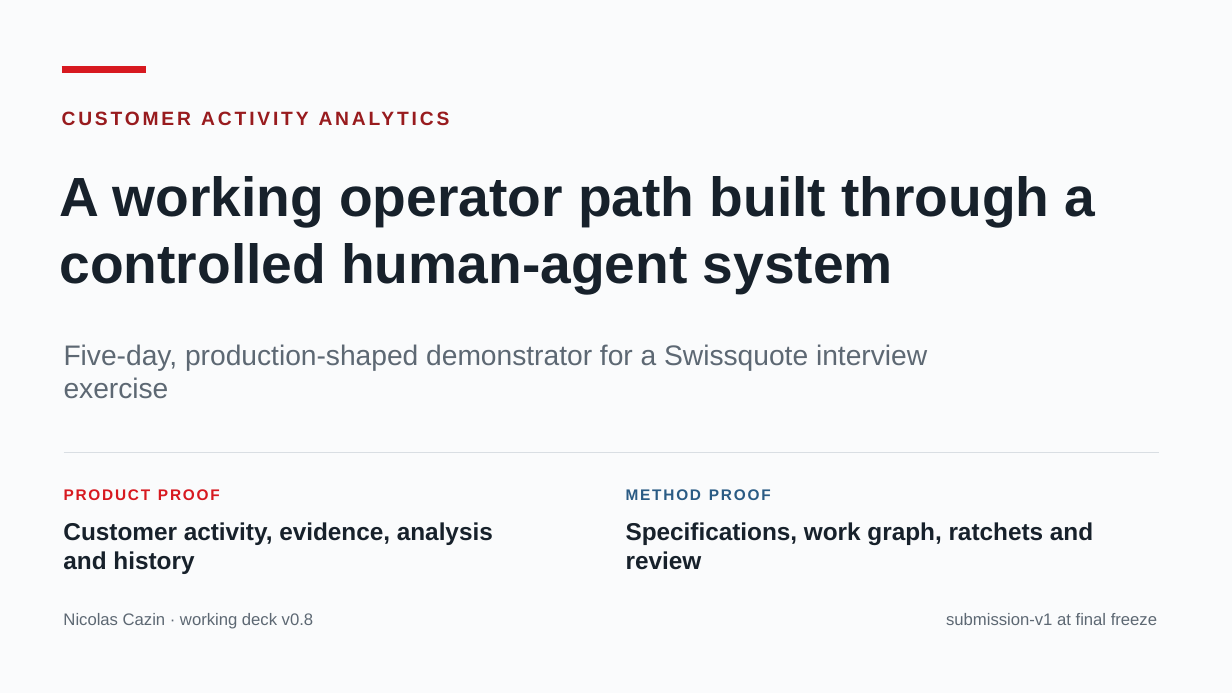
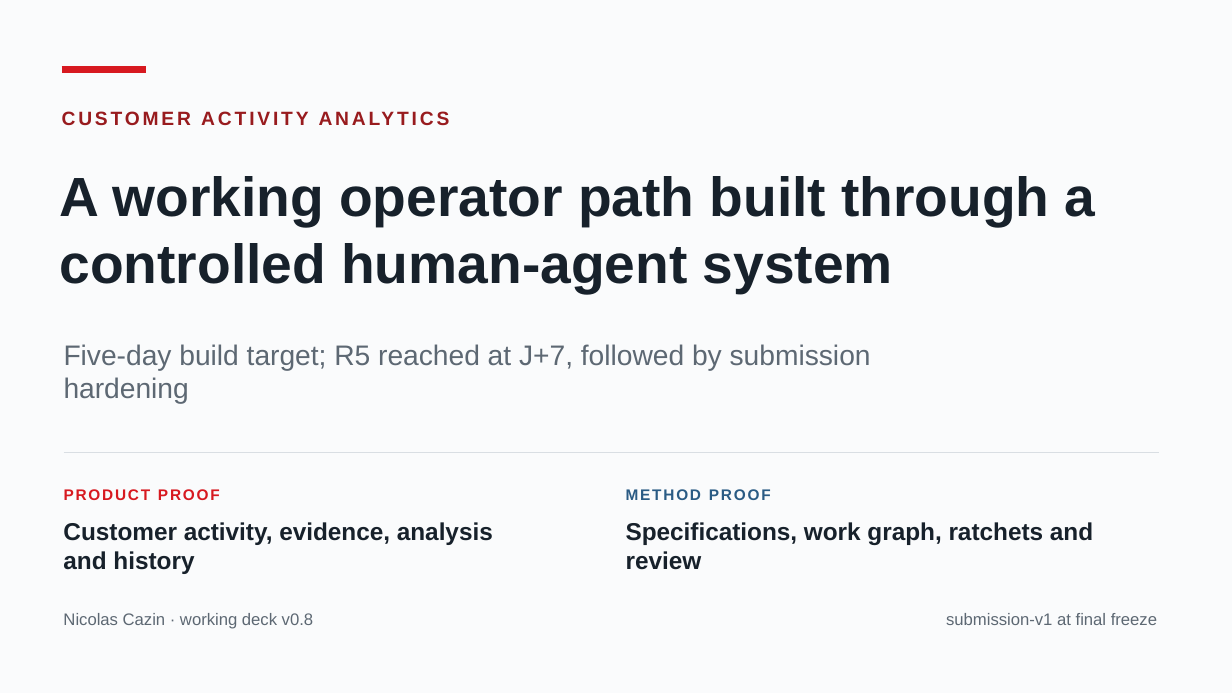
Before and after one commit to jdoe-dev-159753/specgraph-reference-app, a slide deck: slide 1 of docs/presentation/output/SpecGraph_presentation_working_v0.8.pptx. Drawn at 1232x693 pixels with LibreOffice and Linux fonts; fonts in the diff are those of the drawing. Boxes give left, top, right and bottom in pixels: in the first picture for what was removed or moved away, otherwise in the second. Text is boxed around its words. In the diff, an @@ line names an element or a change of style, - is before the commit and + after.

```diff
--- a/docs/presentation/output/SpecGraph_presentation_working_v0.8.pptx
+++ b/docs/presentation/output/SpecGraph_presentation_working_v0.8.pptx
@@ text at (x1=64, y1=344, x2=871, y2=404): text changed @@
-Five-day, production-shaped demonstrator for a Swissquote interview exercise
+Five-day build target; R5 reached at J+7, followed by submission hardening
```
Also in this commit, not shown: 1 other slide changed, 1 other file.
